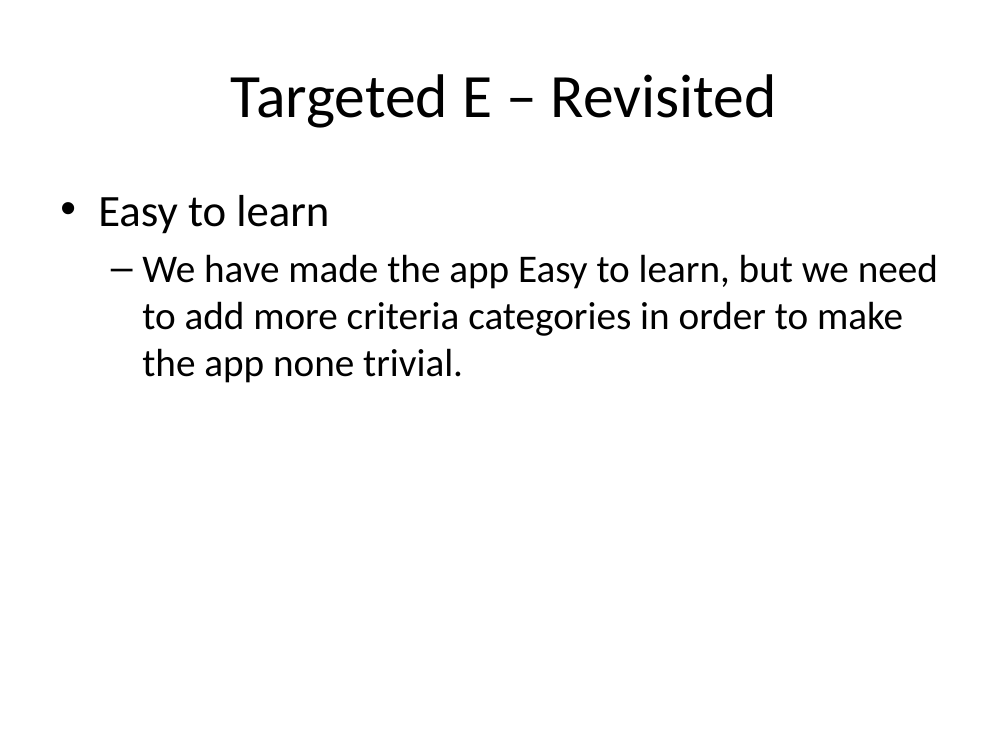
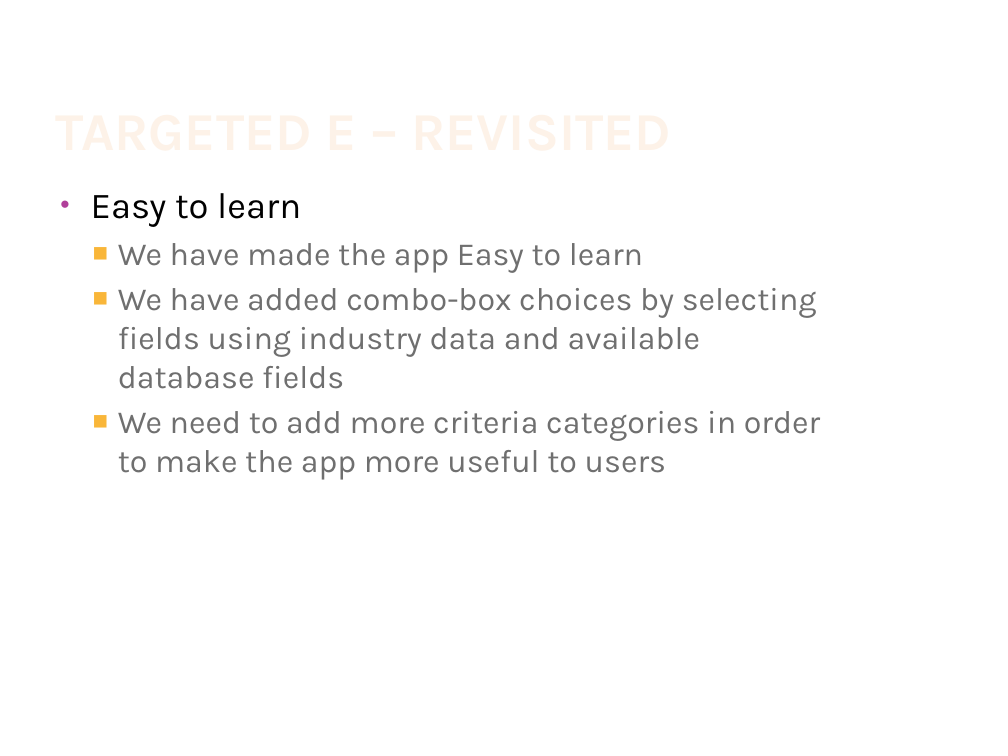
Before and after one commit to JamieShamilian/gamer, a slide deck: slide 21 of doc/GamerSelect.pptx (slide 18 before the commit). Drawn at 1008x756 pixels with LibreOffice and Linux fonts; fonts in the diff are those of the drawing; background and template pictures are left out. Boxes give left, top, right and bottom in pixels: in the first picture for what was removed or moved away, otherwise in the second. Text is boxed around its words. In the diff, an @@ line names an element or a change of style, - is before the commit and + after.

Commit message:
Add files via upload
update background, competition, database info

```diff
--- a/doc/GamerSelect.pptx
+++ b/doc/GamerSelect.pptx
@@ title "TARGETED E – REVISITED" at [50,35,849,161]: vertical alignment middle to bottom @@
@@ title at [231,74,777,128]: text changed; size 44 to 38 pt; font Calibri to Karla; text colour #000000 to gradient #FEF7F1 to #FEF3E8 to #FBCF9C to #F9B94C; bold on @@
-Targeted E – Revisited
+TARGETED E – REVISITED
@@ text at [91,193,301,227]: size 32 to 26 pt, font Calibri to Karla in "Easy to learn"; indent changed @@
@@ text at [118,243,820,480]: text changed; size 28 to 23 pt; font Calibri to Karla; text colour #000000 to #707070 @@
-  – We have made the app Easy to learn, but we need to add more criteria categories in order to make the app none trivial.
+  ■ We have made the app Easy to learn
+  ■ We have added combo-box choices by selecting fields using industry data and available database fields
+  ■ We need to add more criteria categories in order to make the app more useful to users
```
Also in this commit, not shown: 17 other slides changed, 3 slides added.
